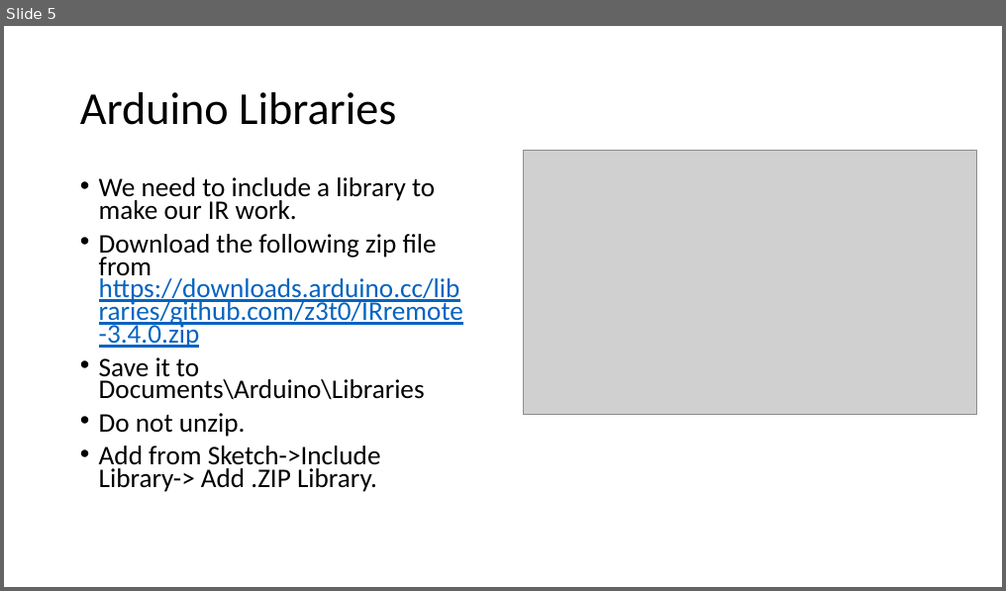
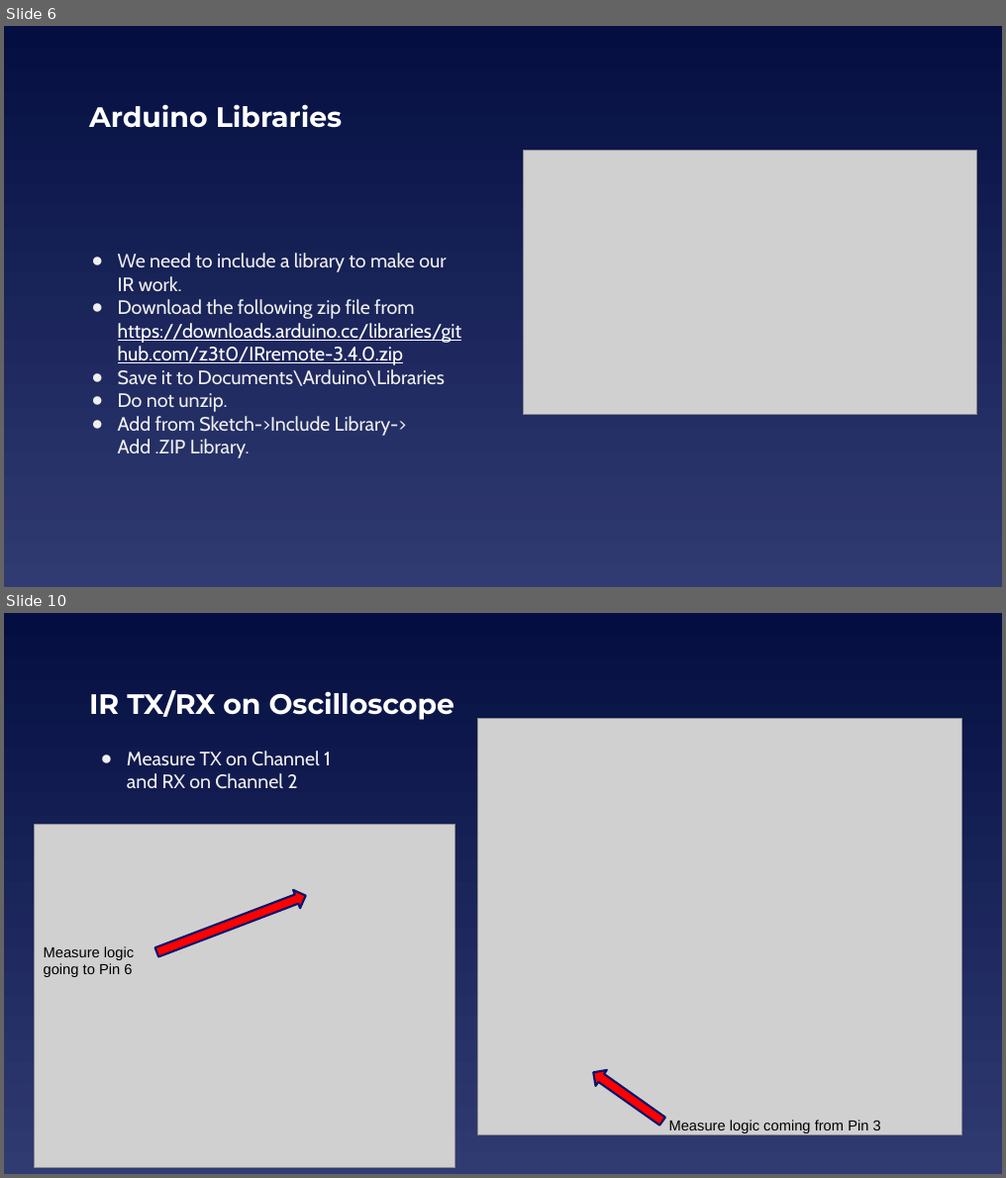
Before and after one commit to EELabMan/IR-Transmit-and-Receive, a slide deck: Infrared TX RX.pptx. Shown one above the other, each under a label of ours: slide 5 before the commit, slides 6 and 10 after it; the slides between them are not shown. The pictures are 1006x591 and 1006x1178 pixels, drawn with LibreOffice and Linux fonts; fonts in the diff are those of the drawing; grey boxes stand for pictures. Boxes give left, top, right and bottom in pixels: in the first picture for what was removed or moved away, otherwise in the second. Text is boxed around its words. In the diff, an @@ line names an element or a change of style, - is before the commit and + after.

```diff
--- a/Infrared TX RX.pptx
+++ b/Infrared TX RX.pptx
@@ slide 10 added at [4, 613, 1002, 1174], background gradient #040E41 to #303B72 @@
@@ title added at [89, 690, 454, 720], 27 pt, text #FFFFFF, bold @@
+IR TX/RX on Oscilloscope
@@ picture added at [478, 719, 961, 1136] @@
@@ text added at [127, 751, 331, 789], 18.7 pt, text #EFEFEF @@
+● Measure TX on Channel 1 and RX on Channel 2
@@ picture added at [34, 824, 454, 1167] @@
@@ left arrow added at [153, 887, 309, 961], fill #FF0000, outline #07176B 2 pt @@
@@ text added at [44, 947, 134, 977], 14 pt, text #000000 @@
+Measure logic
+going to Pin 6
@@ left arrow added at [588, 1065, 668, 1130], fill #FF0000, outline #07176B 2 pt @@
@@ text added at [669, 1120, 881, 1134], 14 pt, text #000000 @@
+Measure logic coming from Pin 3
@@ what was slide 5 is now slide 6 @@
@@ slide 6 changed as well @@
@@ background #FFFFFF to gradient #040E41 to #303B72 @@
@@ title "Arduino Libraries": place and size @@
-title "Arduino Libraries" at [80, 92, 396, 125]
+title "Arduino Libraries" at [89, 104, 342, 128]
@@ title "Arduino Libraries" at [89, 104, 342, 128]: size 44 to 27 pt, font Calibri to Montserrat, text colour #000000 to #FFFFFF, bold on; line spacing 0.9 to 1 @@
@@ text "We need to include a ..." at [118, 253, 462, 459]: size 25.9 to 18.7 pt, font Calibri to Cabin; text colour #000000 to #EFEFEF in "We need to include a library to ...", "Download the following zip file from", "Save it to Documents\Arduino\Libraries", "Do not unzip." and 1 more places; text colour #0563C1 to #FFFFFF in "https://downloads.arduino.cc/libraries/github.com/z3t0/IRrem ..."; bullet • to ●; line spacing 0.7 to 1; less space between paragraphs; vertical alignment top to middle @@
```
Also in this commit, not shown: 6 other slides changed, 4 other slides added, 1 slide removed.
